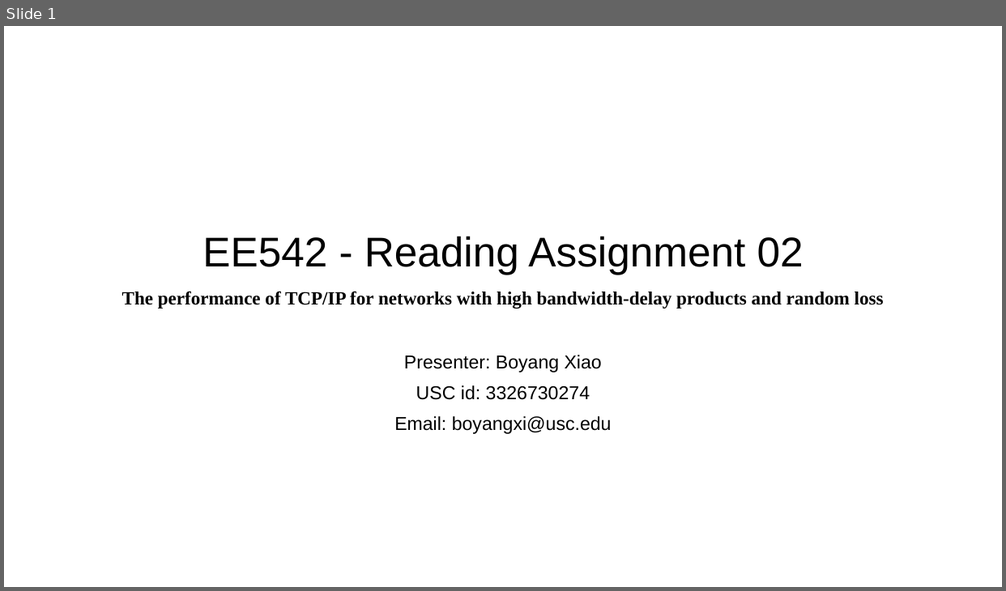
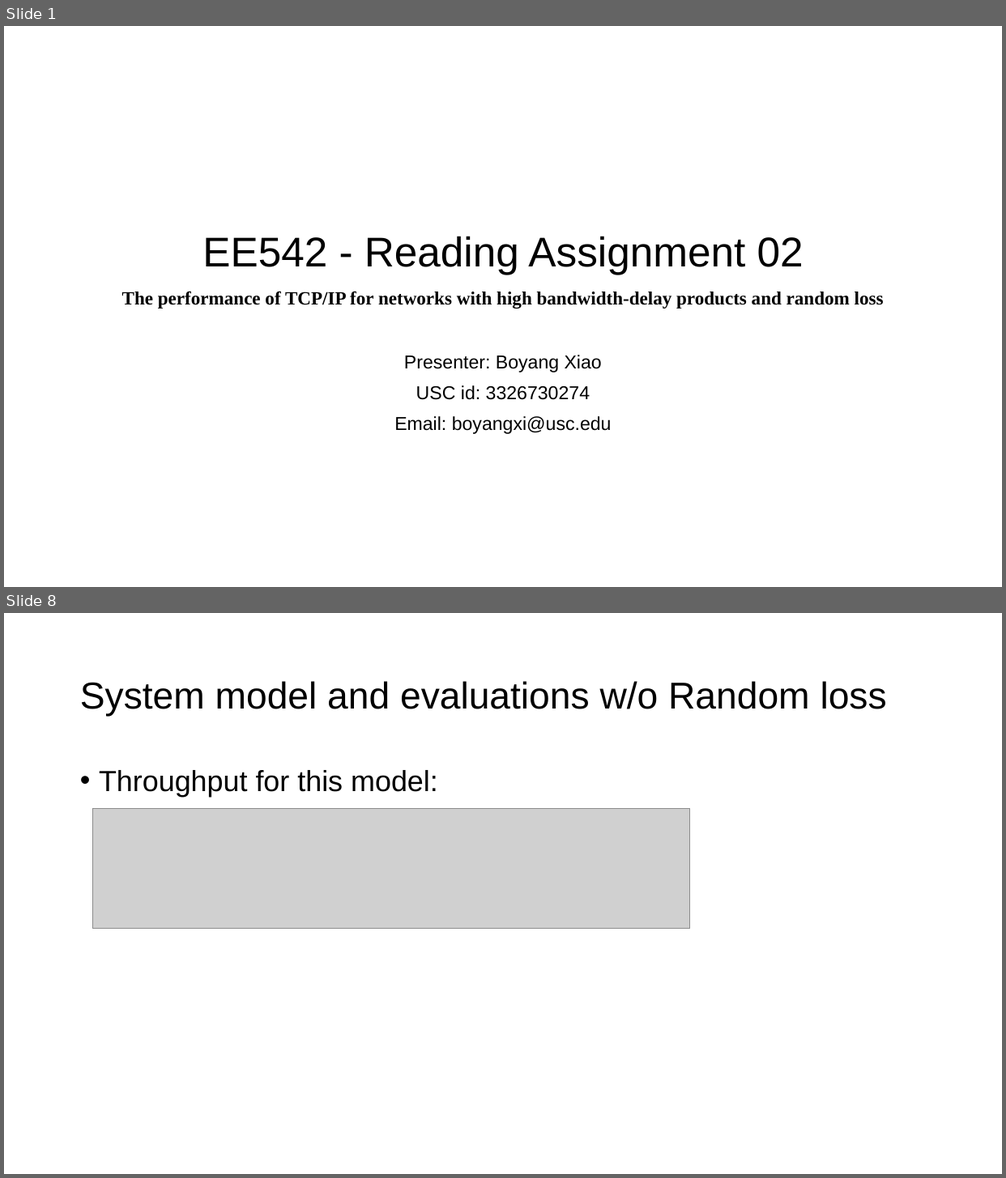
Before and after one commit to SeanXiaoby/ee542_projects, a slide deck: Reading Assignments/02/Reading-02-Boyang Xiao.pptx. Shown one above the other, each under a label of ours: slide 1 before the commit, slides 1 and 8 after it; the slides between them are not shown. The pictures are 1006x591 and 1006x1178 pixels, drawn with LibreOffice and Linux fonts; fonts in the diff are those of the drawing; grey boxes stand for pictures. Boxes give left, top, right and bottom in pixels: in the first picture for what was removed or moved away, otherwise in the second. Text is boxed around its words. In the diff, an @@ line names an element or a change of style, - is before the commit and + after.

```diff
--- a/Reading Assignments/02/Reading-02-Boyang Xiao.pptx
+++ b/Reading Assignments/02/Reading-02-Boyang Xiao.pptx
@@ slide 8 added at (4,613,1002,1174), background #FFFFFF @@
@@ title added at (80,681,887,717), 36 pt, text #000000 @@
+System model and evaluations w/o Random loss
@@ text added at (99,770,438,797), 28 pt, text #000000 @@
+• Throughput for this model:
@@ picture added at (93,808,691,929) @@
```
Also in this commit, not shown: 1 slide changed, 6 other slides added, 1 slide removed.
